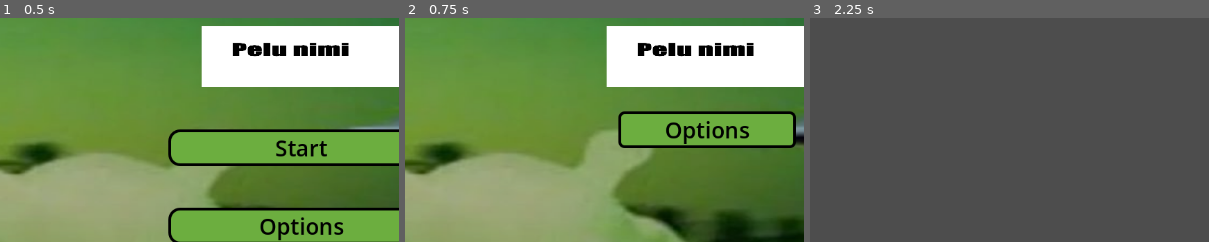
Above: before the commit, frames 1-3 (left to right).
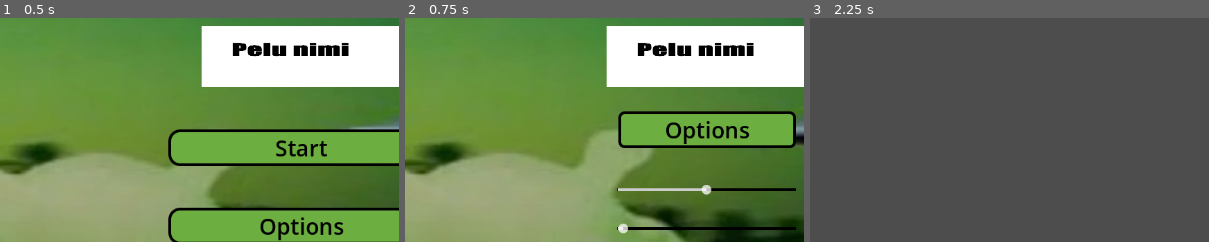
Above: after the commit, the same moments.

Repository: riotruija/EMMEMAA
Game: Godot game, scene res://scenes/main_menu.tscn
The game is run twice, just before and just after one commit, with the same random seed, the same clock (stepped at 60 frames per second) and the same inputs. Sound files missing from this copy of the repository are replaced by a short silence.
Inputs:
- Up to frame 1 (0.5 s): no input
- Up to frame 2 (0.75 s): click "Options" at 0.5 s
- Up to frame 3 (2.25 s): click "Back" at 1.25 s; click "Start" at 2 s
The pictures show only the part of the screen within x 12-62%, y 3-53%; the shares and areas given below are measured in that part.

Frame 1 is identical in both runs. In frame 2, 1.3% of the frame differs, in the area x 53-98%, y 74-97%; in frame 3, nothing differs.

Commit message:
Volume slider

Diff:
--- /dev/null
+++ b/default_bus_layout.tres
@@ -0,0 +1,15 @@
+[gd_resource type="AudioBusLayout" format=3 uid="uid://om0dd4nxtxhw"]
+
+[resource]
+bus/1/name = &"Music"
+bus/1/solo = false
+bus/1/mute = false
+bus/1/bypass_fx = false
+bus/1/volume_db = 0.0
+bus/1/send = &"Master"
+bus/2/name = &"SFX"
+bus/2/solo = false
+bus/2/mute = false
+bus/2/bypass_fx = false
+bus/2/volume_db = 0.0
+bus/2/send = &"Master"
--- a/scenes/main_menu.tscn
+++ b/scenes/main_menu.tscn
@@ -4,6 +4,7 @@
 [ext_resource type="Texture2D" uid="uid://b4ohco2ey3mmo" path="res://img/main_menu_ph.jpg" id="1_ekxnf"]
 [ext_resource type="Texture2D" uid="uid://db0c2gyemb2te" path="res://img/title_ph.png" id="2_bqqt6"]
 [ext_resource type="AudioStream" uid="uid://rr7wq65xklsa" path="res://music/main_menu_music_intro.mp3" id="2_wu84c"]
+[ext_resource type="Script" uid="uid://cn46ta6lxh8lu" path="res://scripts/voluum_music.gd" id="5_8ln24"]
 
 [sub_resource type="StyleBoxTexture" id="StyleBoxTexture_wu84c"]
 texture = ExtResource("1_ekxnf")
@@ -59,6 +60,19 @@
 corner_radius_top_right = 8
 corner_radius_bottom_right = 8
 corner_radius_bottom_left = 8
+
+[sub_resource type="StyleBoxLine" id="StyleBoxLine_wu84c"]
+thickness = 4
+
+[sub_resource type="StyleBoxFlat" id="StyleBoxFlat_8ln24"]
+bg_color = Color(0.3064097, 0.49912882, 0.17597005, 1)
+border_width_left = 2
+border_width_top = 2
+border_width_right = 2
+border_width_bottom = 2
+
+[sub_resource type="StyleBoxLine" id="StyleBoxLine_8ln24"]
+color = Color(0.30588236, 0.49803922, 0.1764706, 1)
 
 [node name="Main_menu" type="Control" unique_id=1398562757]
 layout_mode = 3
@@ -71,9 +85,10 @@
 grow_vertical = 2
 script = ExtResource("1_bqqt6")
 
-[node name="AudioStreamPlayer2D" type="AudioStreamPlayer2D" parent="." unique_id=1221144593]
+[node name="Music_player" type="AudioStreamPlayer2D" parent="." unique_id=1221144593]
 stream = ExtResource("2_wu84c")
 autoplay = true
+bus = &"Music"
 
 [node name="Background" type="Panel" parent="." unique_id=1623469943]
 modulate = Color(0.6858353, 0.68583524, 0.6858352, 1)
@@ -101,6 +116,7 @@
 expand_mode = 1
 
 [node name="Main_buttons" type="VBoxContainer" parent="." unique_id=2035090464]
+visible = false
 top_level = true
 layout_mode = 1
 anchors_preset = 8
@@ -193,7 +209,47 @@
 theme_override_styles/hover = SubResource("StyleBoxFlat_bqqt6")
 text = "Back"
 
+[node name="Voluum_Music" type="HSlider" parent="Options" unique_id=1864591832]
+layout_mode = 1
+anchors_preset = 8
+anchor_left = 0.5
+anchor_top = 0.5
+anchor_right = 0.5
+anchor_bottom = 0.5
+offset_left = -129.0
+offset_top = -64.0
+offset_right = 127.0
+offset_bottom = -40.0
+grow_horizontal = 2
+grow_vertical = 2
+theme_override_styles/slider = SubResource("StyleBoxLine_wu84c")
+theme_override_styles/grabber_area = SubResource("StyleBoxFlat_8ln24")
+theme_override_styles/grabber_area_highlight = SubResource("StyleBoxLine_8ln24")
+min_value = -80.0
+max_value = 0.0
+value = -40.0
+script = ExtResource("5_8ln24")
+voluum_music = "Music"
+
+[node name="Voluum_SFX" type="HSlider" parent="Options" unique_id=234407684]
+layout_mode = 1
+anchors_preset = 8
+anchor_left = 0.5
+anchor_top = 0.5
+anchor_right = 0.5
+anchor_bottom = 0.5
+offset_left = -129.0
+offset_top = -8.0
+offset_right = 127.0
+offset_bottom = 16.0
+grow_horizontal = 2
+grow_vertical = 2
+theme_override_styles/slider = SubResource("StyleBoxLine_wu84c")
+theme_override_styles/grabber_area = SubResource("StyleBoxFlat_8ln24")
+theme_override_styles/grabber_area_highlight = SubResource("StyleBoxLine_8ln24")
+
 [connection signal="pressed" from="Main_buttons/Start" to="." method="_on_start_pressed"]
 [connection signal="pressed" from="Main_buttons/Options" to="." method="_on_options_pressed"]
 [connection signal="pressed" from="Main_buttons/Exit" to="." method="_on_exit_pressed"]
 [connection signal="pressed" from="Options/Options_back" to="." method="_on_options_back_pressed"]
+[connection signal="value_changed" from="Options/Voluum_Music" to="Options/Voluum_Music" method="_on_value_changed"]
--- a/scripts/main_menu.gd
+++ b/scripts/main_menu.gd
@@ -1,6 +1,5 @@
 extends Control
-
-@onready var audio_stream_player_2d: AudioStreamPlayer2D = $AudioStreamPlayer2D
+@onready var music_player: AudioStreamPlayer2D = $Music_player
 @onready var main_buttons: VBoxContainer = $Main_buttons
 @onready var options: Panel = $Options
 
@@ -13,16 +12,16 @@
 var mitmes_lugu = 0
 
 func _ready() -> void:
-	audio_stream_player_2d.stream = muusika[mitmes_lugu]
-	audio_stream_player_2d.play()
-	audio_stream_player_2d.finished.connect(music_finished)
+	music_player.stream = muusika[mitmes_lugu]
+	music_player.play()
+	music_player.finished.connect(music_finished)
 	options.visible = false
 	main_buttons.visible = true
 
 func music_finished() -> void:
 	mitmes_lugu = 1
-	audio_stream_player_2d.stream = muusika[mitmes_lugu]
-	audio_stream_player_2d.play()
+	music_player.stream = muusika[mitmes_lugu]
+	music_player.play()
 
 func _on_start_pressed() -> void:
 	get_tree().change_scene_to_file("res://scenes/earth.tscn")
--- /dev/null
+++ b/scripts/voluum_music.gd
@@ -0,0 +1,11 @@
+extends HSlider
+
+@export var voluum_music: String
+var audio_muusika_id
+
+func _ready() -> void:
+	audio_muusika_id = AudioServer.get_bus_index("Music")
+	AudioServer.set_bus_volume_db(audio_muusika_id, -40)
+
+func _on_value_changed(value: float) -> void:
+	AudioServer.set_bus_volume_db(audio_muusika_id, value)
Not shown, added: scripts/voluum_music.gd.uid
